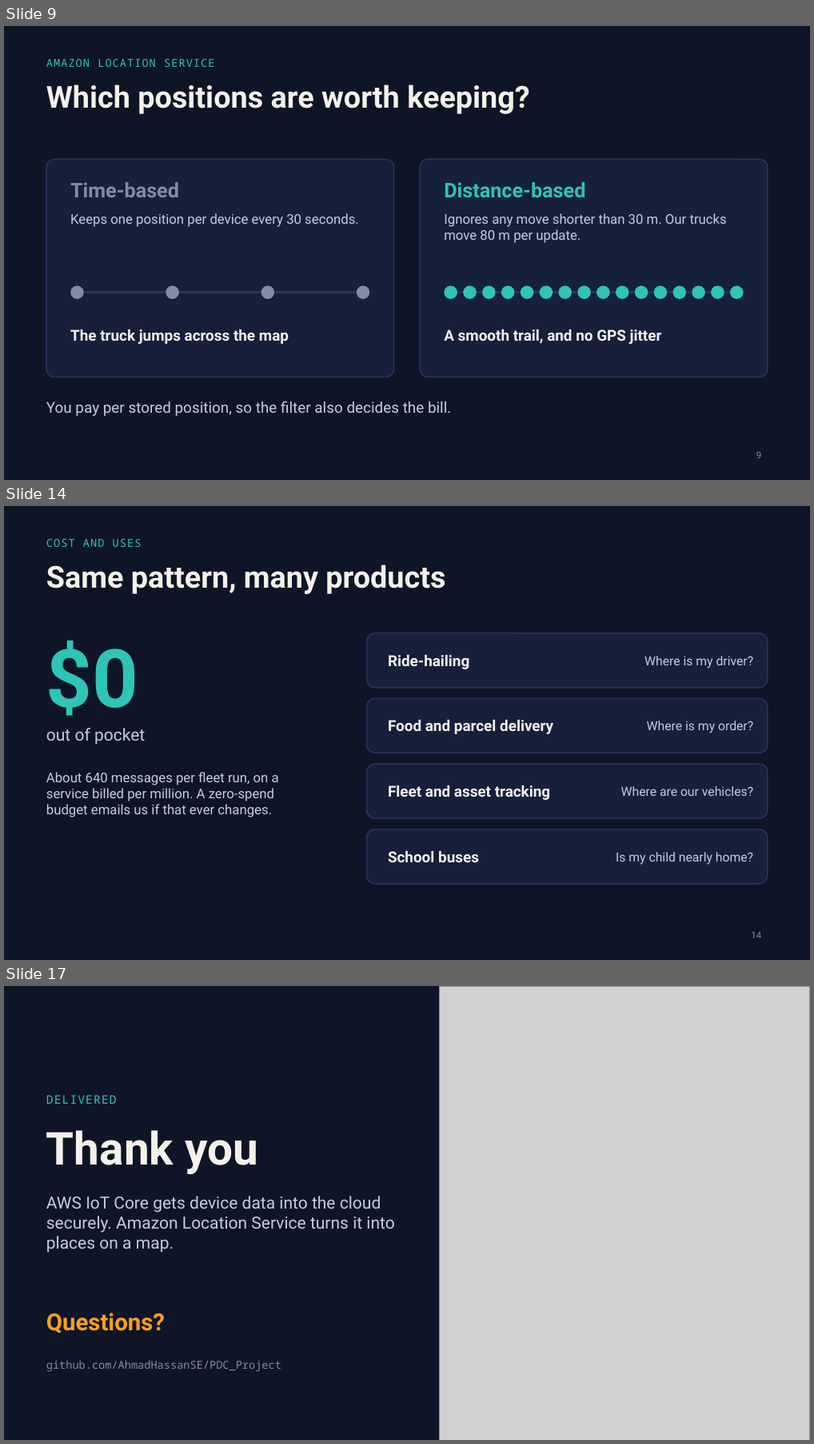
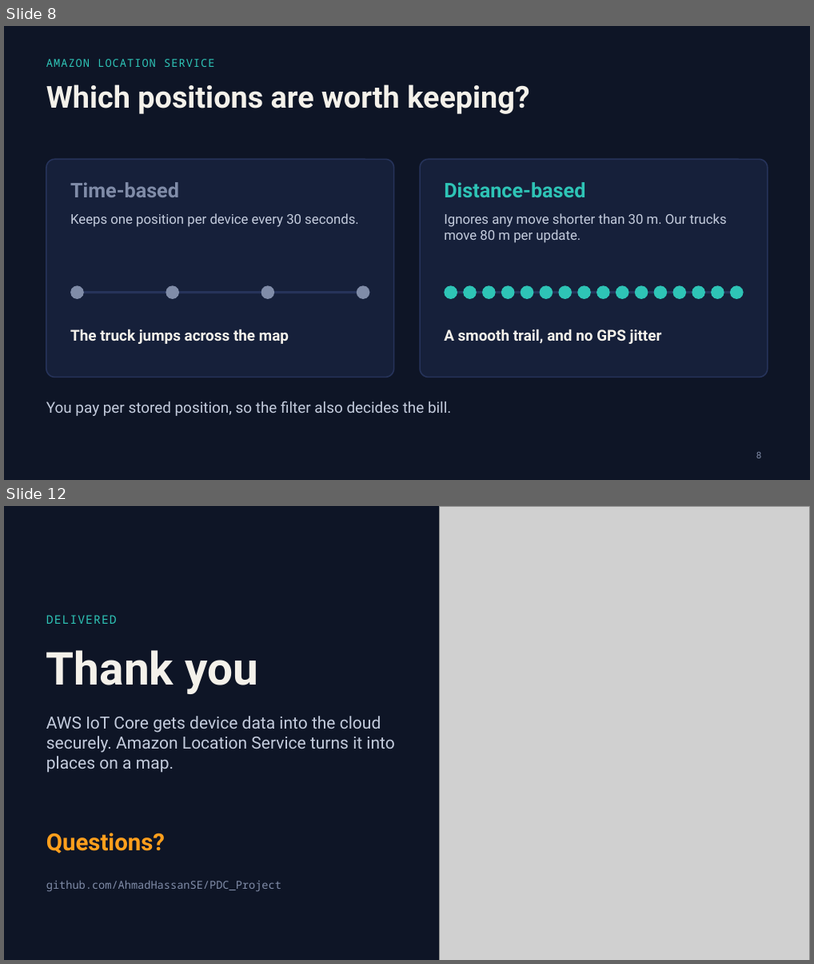
Before and after one commit to AhmadHassanSE/PDC_Project, a slide deck: Live Delivery Tracker - Fleet Presentation.pptx. Shown one above the other, each under a label of ours: slides 9, 14 and 17 before the commit, slides 8 and 12 after it; the slides between them are not shown. The pictures are 814x1444 and 814x964 pixels, drawn with LibreOffice and Linux fonts; fonts in the diff are those of the drawing; grey boxes stand for pictures. Boxes give left, top, right and bottom in pixels: in the first picture for what was removed or moved away, otherwise in the second. Text is boxed around its words. In the diff, an @@ line names an element or a change of style, - is before the commit and + after.

```diff
--- a/Live Delivery Tracker - Fleet Presentation.pptx
+++ b/Live Delivery Tracker - Fleet Presentation.pptx
@@ slide 14 removed at (4, 506, 810, 960), background #0E1526 @@
@@ text removed at (46, 539, 142, 547) @@
-COST AND USES
@@ title removed at (46, 564, 446, 594) @@
-Same pattern, many products
@@ text removed at (46, 640, 139, 716) @@
-$0
@@ rounded rectangle removed at (367, 633, 768, 688) @@
@@ text removed at (388, 655, 470, 669) @@
-Ride-hailing
@@ text removed at (645, 656, 754, 668) @@
-Where is my driver?
@@ rounded rectangle removed at (367, 698, 768, 753) @@
@@ text removed at (388, 720, 554, 734) @@
-Food and parcel delivery
@@ text removed at (647, 720, 754, 733) @@
-Where is my order?
@@ text removed at (46, 728, 145, 744) @@
-out of pocket
@@ rounded rectangle removed at (367, 764, 768, 818) @@
@@ text removed at (46, 772, 279, 817) @@
-About 640 messages per fleet run, on a service billed per million. A zero-spend budget emails us if that ever changes.
@@ text removed at (388, 784, 550, 800) @@
-Fleet and asset tracking
@@ text removed at (622, 786, 754, 796) @@
-Where are our vehicles?
@@ rounded rectangle removed at (367, 829, 768, 884) @@
@@ text removed at (388, 851, 479, 862) @@
-School buses
@@ text removed at (616, 852, 754, 864) @@
-Is my child nearly home?
@@ page number removed at (751, 932, 762, 938) @@
-14
@@ what was slide 9 is now slide 8 @@
@@ what was slide 17 is now slide 12 @@
```
Also in this commit, not shown: 4 slides changed, 4 other slides removed, 1 other file.
